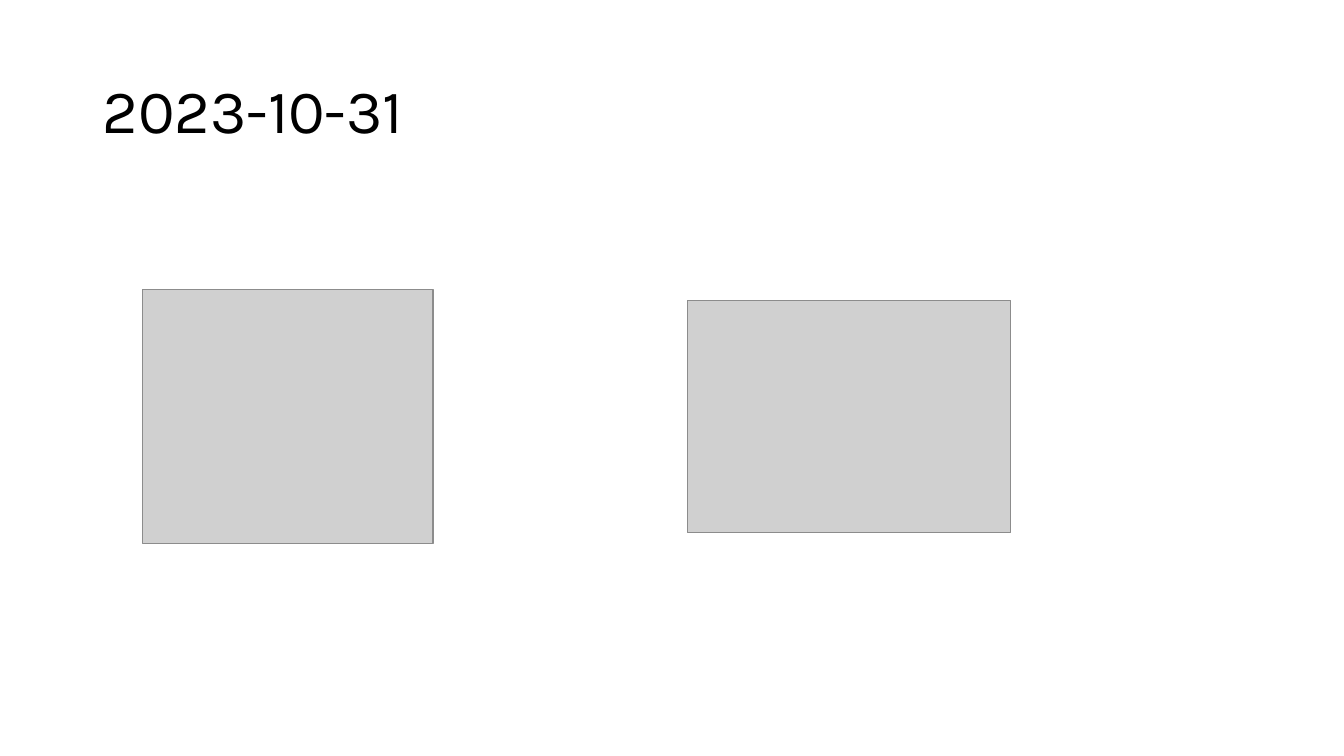
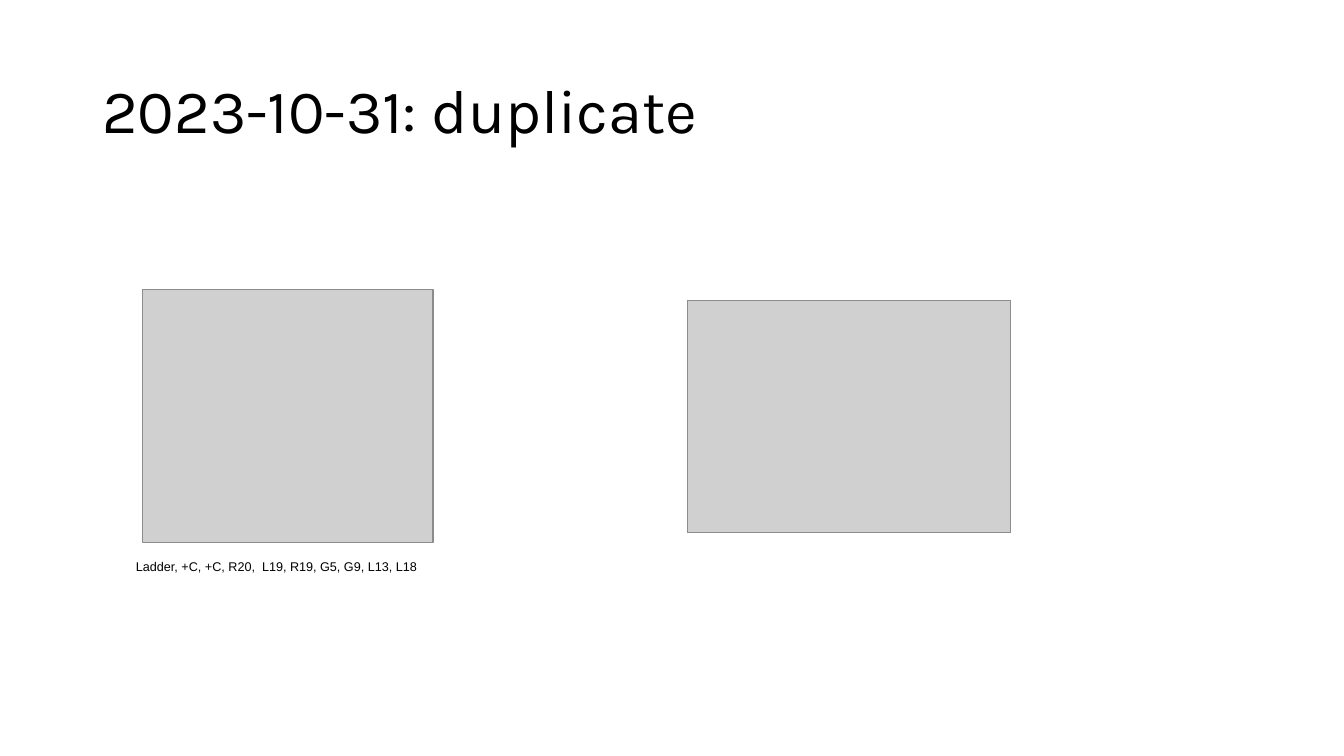
Before and after one commit to gjowl/Thesis, a slide deck: slide 4 of van_der_Waals_Paper/figures/supplement/westerns/westerns.pptx (slide 5 before the commit). Drawn at 1344x756 pixels with LibreOffice and Linux fonts; fonts in the diff are those of the drawing; grey boxes stand for pictures. Boxes give left, top, right and bottom in pixels: in the first picture for what was removed or moved away, otherwise in the second. Text is boxed around its words. In the diff, an @@ line names an element or a change of style, - is before the commit and + after.

```diff
--- a/van_der_Waals_Paper/figures/supplement/westerns/westerns.pptx
+++ b/van_der_Waals_Paper/figures/supplement/westerns/westerns.pptx
@@ title at <box>102,90,698,148</box>: text changed @@
-2023-10-31
+2023-10-31: duplicate
@@ text added at <box>136,562,417,573</box>, 9 pt, text #000000 @@
+Ladder, +C, +C, R20, L19, R19, G5, G9, L13, L18
```
Also in this commit, not shown: 3 other slides changed, 1 slide removed.
